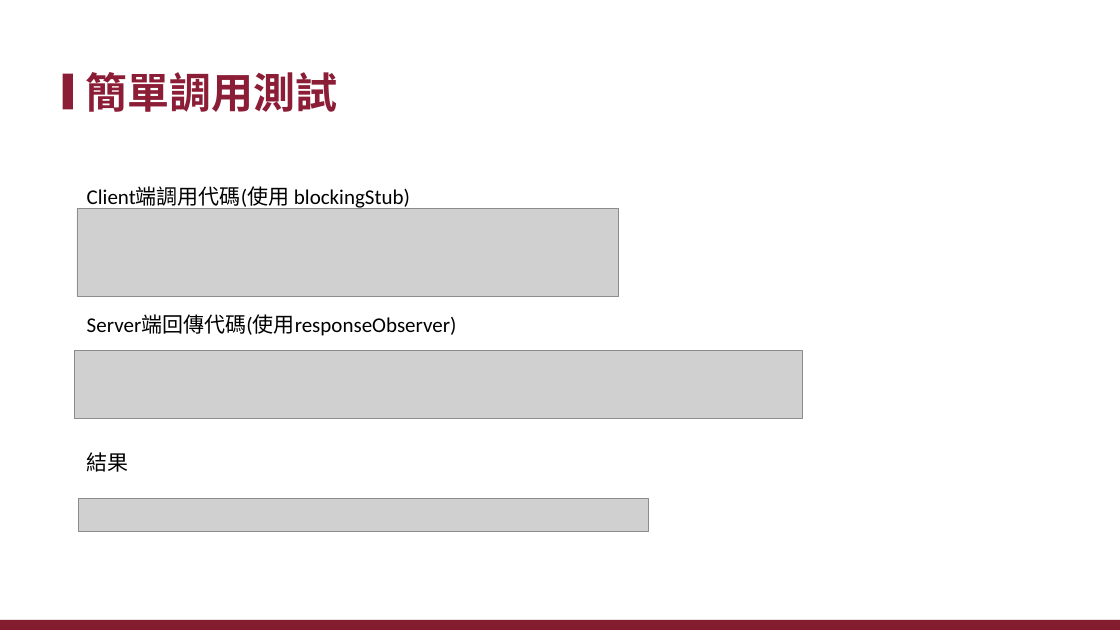
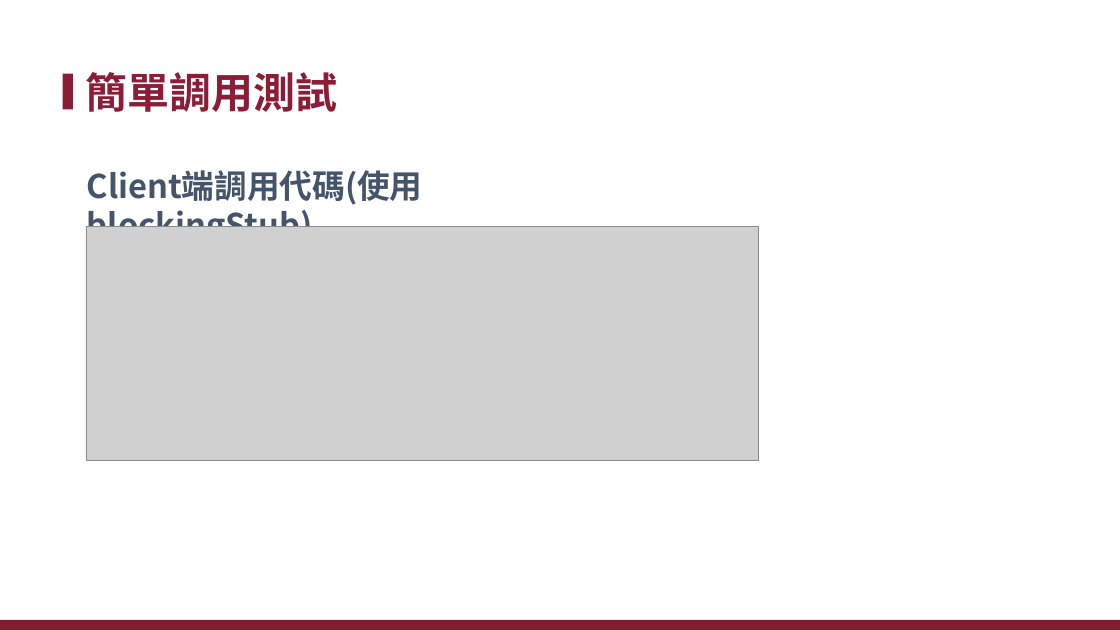
Before and after one commit to xiauchen/5__gRPC, a slide deck: slide 23 of 空白PPT.pptx (slide 21 before the commit). Drawn at 1120x630 pixels with LibreOffice and Linux fonts; fonts in the diff are those of the drawing; grey boxes stand for pictures; background and template pictures are left out. Boxes give left, top, right and bottom in pixels: in the first picture for what was removed or moved away, otherwise in the second. Text is boxed around its words. In the diff, an @@ line names an element or a change of style, - is before the commit and + after.

```diff
--- a/空白PPT.pptx
+++ b/空白PPT.pptx
@@ text "Client端調用代碼(使用 blockingStub)" moved from (x1=87, y1=186, x2=410, y2=210) to (x1=87, y1=170, x2=423, y2=227) @@
@@ text "Client端調用代碼(使用 blockingStub)" at (x1=87, y1=170, x2=423, y2=227): size 18 to 28 pt, font Calibri to Noto Sans CJK SC, text colour #000000 to #44546A, bold on; more space between paragraphs @@
@@ picture removed at (x1=77, y1=208, x2=619, y2=297) @@
@@ picture added at (x1=86, y1=227, x2=759, y2=461) @@
@@ text removed at (x1=87, y1=315, x2=457, y2=336) @@
-Server端回傳代碼(使用responseObserver)
@@ picture removed at (x1=75, y1=350, x2=802, y2=418) @@
@@ text removed at (x1=87, y1=452, x2=129, y2=472) @@
-結果
@@ picture removed at (x1=78, y1=499, x2=648, y2=532) @@
```
Also in this commit, not shown: 23 other slides changed, 19 slides added, 4 slides removed, 17 other files.
